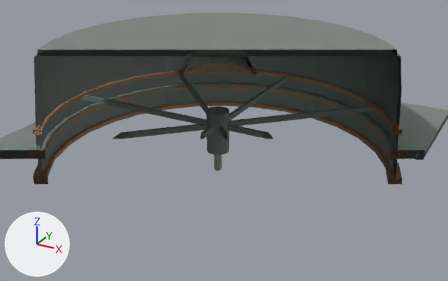
Renders of the FBX model Assets/Resources/CombatWarehouse/FanHousing.fbx from each side of a commit.
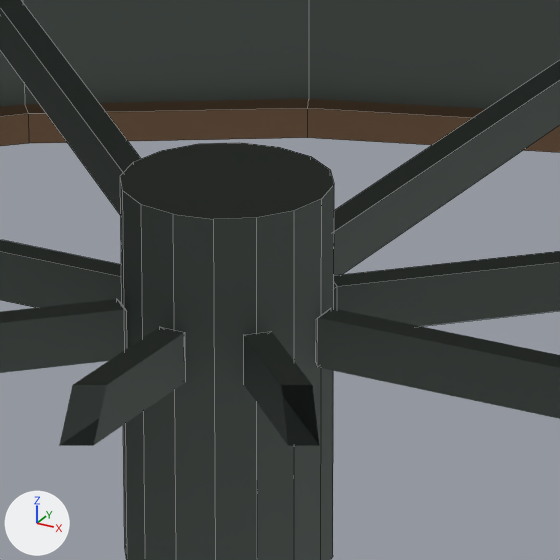
Old and new are each drawn from a camera (50 mm lens) standing at (5.947, -10.544, 5.38) and looking at (0.156, -0.016, 0.116) and again close up on the part from 43% to 57% of the width and 32% to 54% of the height. Lighting does not change. The marker at lower left points along +X, +Y and +Z. The first two pictures are the older version. The close-ups show mesh edges as thin lines. Everything nearer to the camera than a plane just in front of the edit is cut away. Where no turn or scale is listed for an object, it has been applied to the vertices. Vertices at exactly the same position are counted once.

In view in the first close-up: 'Duct__Steel', 'MotorSupports__Steel', 'Motor__Steel', 'Rim__Rust'.
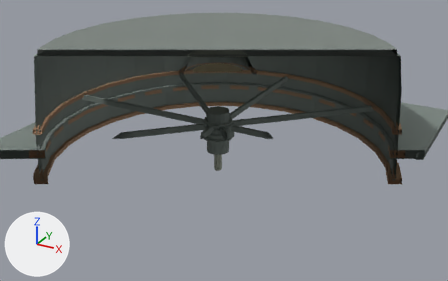
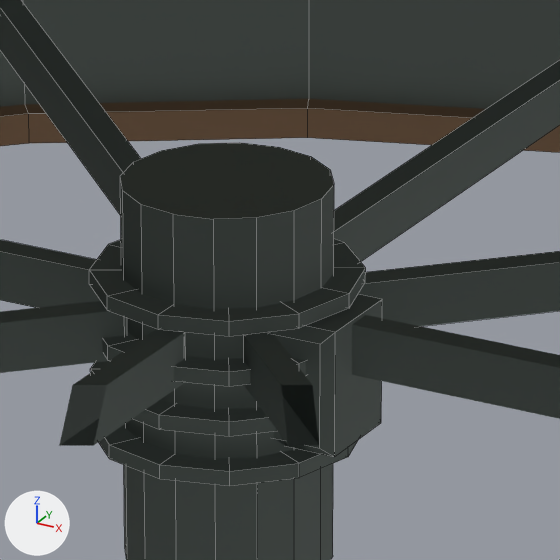
Boxes (x1, y1, x2, y2) around the edits, measured in the close-ups (560 x 560 px):
'Motor__Steel', reshaped: before (120, 143, 334, 560); after (89, 143, 382, 560)
part 1 of me_fanhousing_motor__steel, added: after (99, 424, 359, 486)
part 2 of me_fanhousing_motor__steel, added: after (91, 361, 277, 436)
part 3 of me_fanhousing_motor__steel, added: after (102, 332, 306, 386)
part 4 of me_fanhousing_motor__steel, added: after (89, 239, 366, 336)
part 5 of me_fanhousing_motor__steel, added: after (274, 295, 382, 457)

The edits, one by one:
me_fanhousing_motor__steel is used by ob_motor__steel; location (0.0, 0.0, 0.0).
me_fanhousing_motor__steel had 32 vertices, 18 faces and spanned x -0.24..0.24, y -0.24..0.24, z -0.15..0.76.
me_fanhousing_motor__steel now has 240 vertices, 224 faces and spans x -0.31..0.335, y -0.31..0.31, z -0.15..0.76.
me_fanhousing_motor__steel part 1: a new loose piece of 48 vertices spanning x -0.31..0.31, y -0.31..0.31, z 0.152..0.188, in mat_fair_steel (grey #7c8681).
me_fanhousing_motor__steel part 2: a new loose piece of 48 vertices spanning x -0.31..0.31, y -0.31..0.31, z 0.272..0.308, in mat_fair_steel (grey #7c8681).
me_fanhousing_motor__steel part 3: a new loose piece of 48 vertices spanning x -0.31..0.31, y -0.31..0.31, z 0.392..0.428, in mat_fair_steel (grey #7c8681).
me_fanhousing_motor__steel part 4: a new loose piece of 48 vertices spanning x -0.31..0.31, y -0.31..0.31, z 0.512..0.548, in mat_fair_steel (grey #7c8681).
me_fanhousing_motor__steel part 5: a new loose piece of 16 vertices spanning x 0.145..0.335, y -0.135..0.135, z 0.2..0.5, in mat_fair_steel (grey #7c8681).
